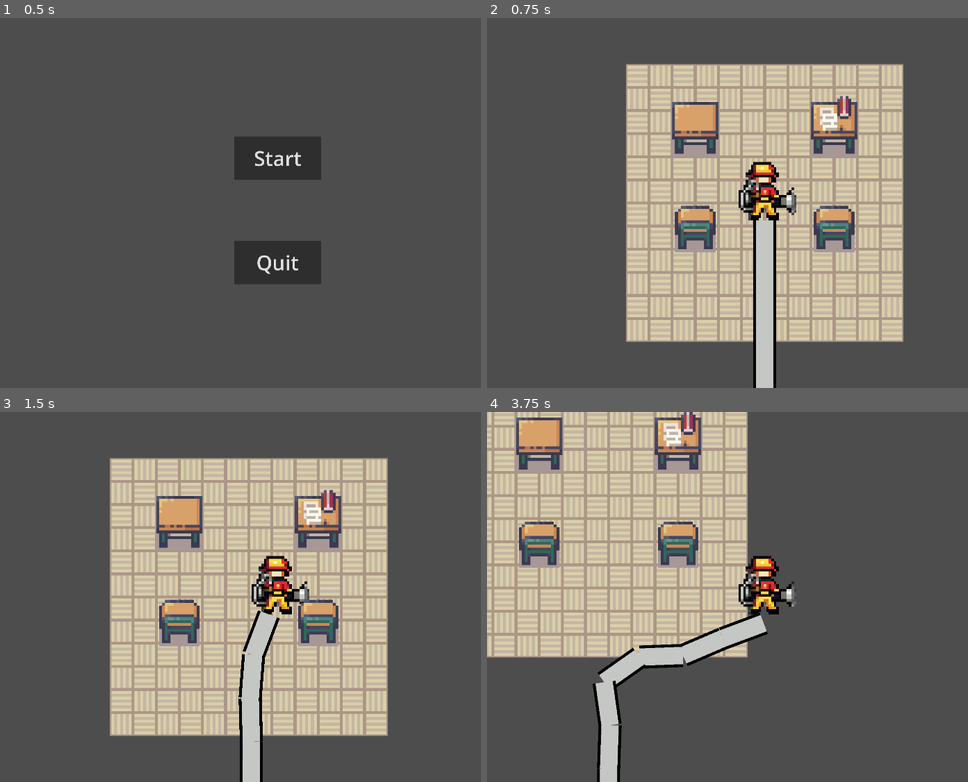
Above: before the commit, frames 1-4 (two rows, left to right).
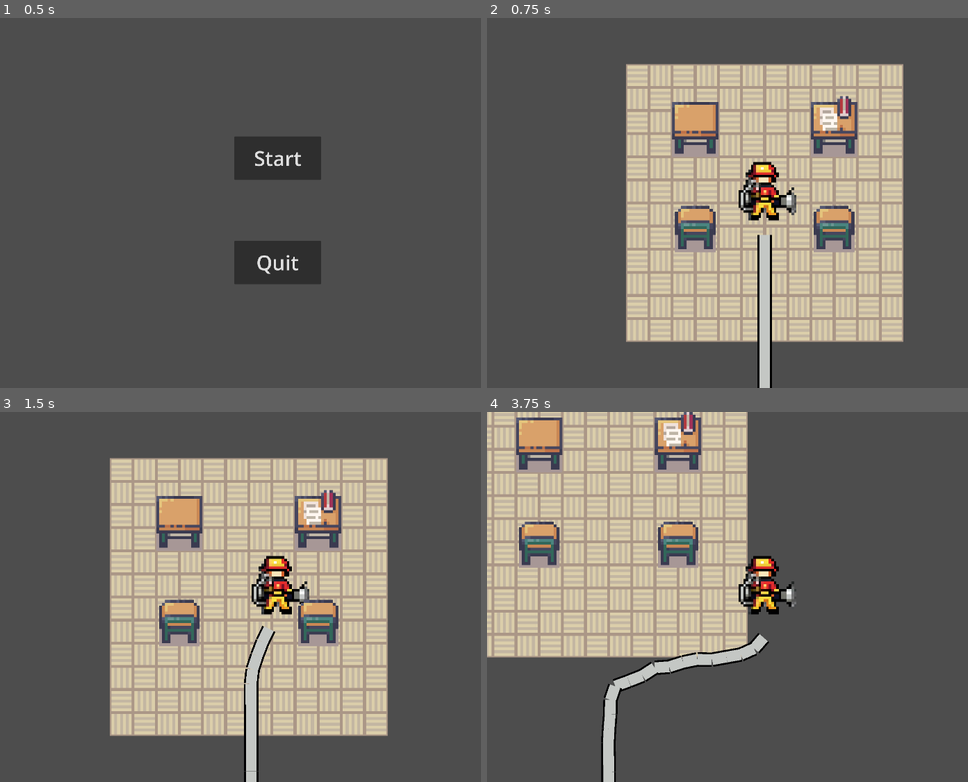
Above: after the commit, the same moments.

Repository: cxhuy/Firefighter_Prototype
Game: Godot game, scene res://Scenes/main.tscn
Same seed, same stepped clock (60 frames per second), same inputs: the game is played once before the commit and once after it.
Inputs:
- Up to frame 1 (0.5 s): no input
- Up to frame 2 (0.75 s): click "Start" at 0.5 s
- Up to frame 3 (1.5 s): tap Enter at 1.25 s; hold Right (ui_right) from 1.28 s (still down)
- Up to frame 4 (3.75 s): release Right (ui_right) at 2.03 s; hold Down (ui_down) 2.03-2.78 s; hold Right (ui_right) 2.78-3.53 s; hold Up (ui_up) from 3.53 s (still down)

Frame 1 is identical in both runs. In frame 2, 1.3% of the frame differs, in the area x 55-61%, y 54-100%; in frame 3, 1.3%; in frame 4, 3.6%, in the area x 21-59%, y 54-100%.

Commit message:
feat: change hose segment size

Diff:
--- a/Scenes/hose.gd
+++ b/Scenes/hose.gd
@@ -1,24 +1,25 @@
 extends Node2D
 
-var rope_segment = preload("res://Scenes/hose_segment.tscn")
-var rope_length = 10
+var hose_segment = preload("res://Scenes/hose_segment.tscn")
+var hose_length = 30
+var hose_segment_length = 10
 
 func _ready():
 	var previous_segment = null
-	for i in range(rope_length):
-		var segment_instance = rope_segment.instantiate()
-		segment_instance.position = Vector2(0, 30 * i)
+	for i in range(hose_length):
+		var segment_instance = hose_segment.instantiate()
+		segment_instance.position = Vector2(0, hose_segment_length * i)
 		add_child(segment_instance)
 		if previous_segment != null:
 			var joint = PinJoint2D.new()
-			joint.position = Vector2(0, 30 * (i - 1) + 15)
+			joint.position = Vector2(0, hose_segment_length * (i - 1) + hose_segment_length / 2)
 			joint.node_a = previous_segment.get_path()
 			joint.node_b = segment_instance.get_path()
 			add_child(joint)
 		previous_segment = segment_instance
 		if i == 0:
 			var mainJoint = PinJoint2D.new()
-			mainJoint.position = Vector2(0, -15)
+			mainJoint.position = Vector2(0, -(hose_segment_length / 2))
 			mainJoint.node_a = get_node("../StaticBody2D").get_path()
 			mainJoint.node_b = previous_segment.get_path()
 			add_child(mainJoint)
--- a/Scenes/hose_segment.tscn
+++ b/Scenes/hose_segment.tscn
@@ -4,7 +4,8 @@
 [ext_resource type="Texture2D" uid="uid://b0fmxsafffifn" path="res://Sprites/hose.png" id="1_s6klf"]
 
 [sub_resource type="CapsuleShape2D" id="CapsuleShape2D_0tcla"]
-radius = 8.0
+radius = 5.0
+height = 10.0
 
 [node name="HoseSegment" type="RigidBody2D"]
 collision_layer = 4
@@ -13,8 +14,8 @@
 script = ExtResource("1_5eq37")
 
 [node name="Hose" type="Sprite2D" parent="."]
-position = Vector2(0, -4.76837e-07)
-scale = Vector2(1, 1.875)
+position = Vector2(-1.19209e-07, 0)
+scale = Vector2(0.625, 0.625)
 texture = ExtResource("1_s6klf")
 
 [node name="CollisionShape2D" type="CollisionShape2D" parent="."]
